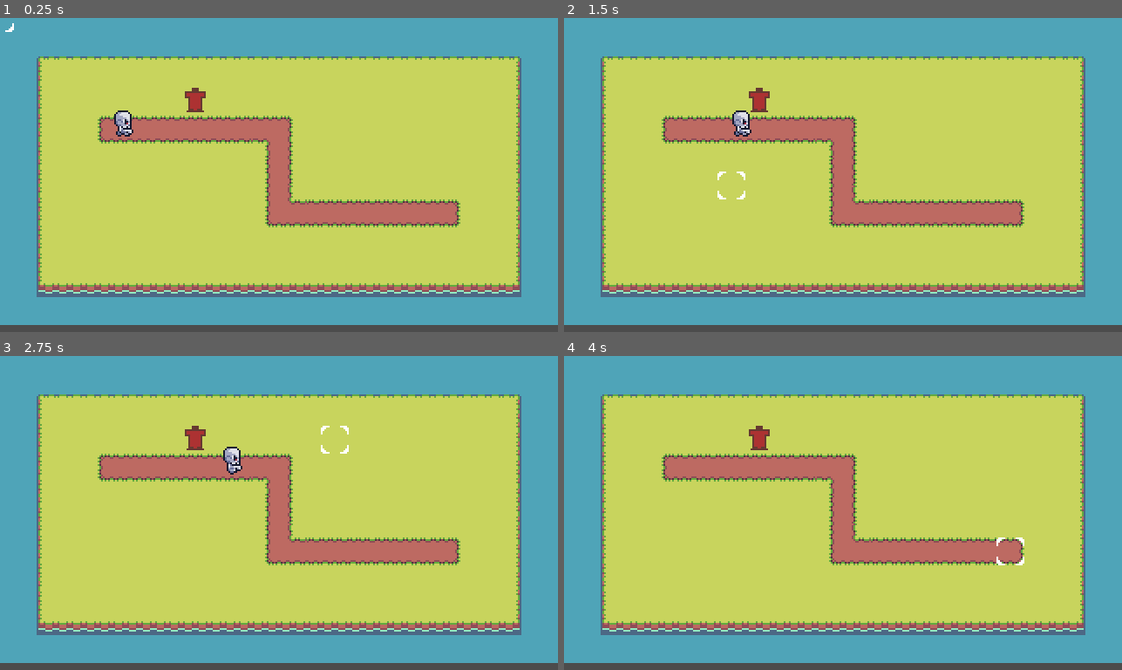
Above: before the commit, frames 1-4 (two rows, left to right).
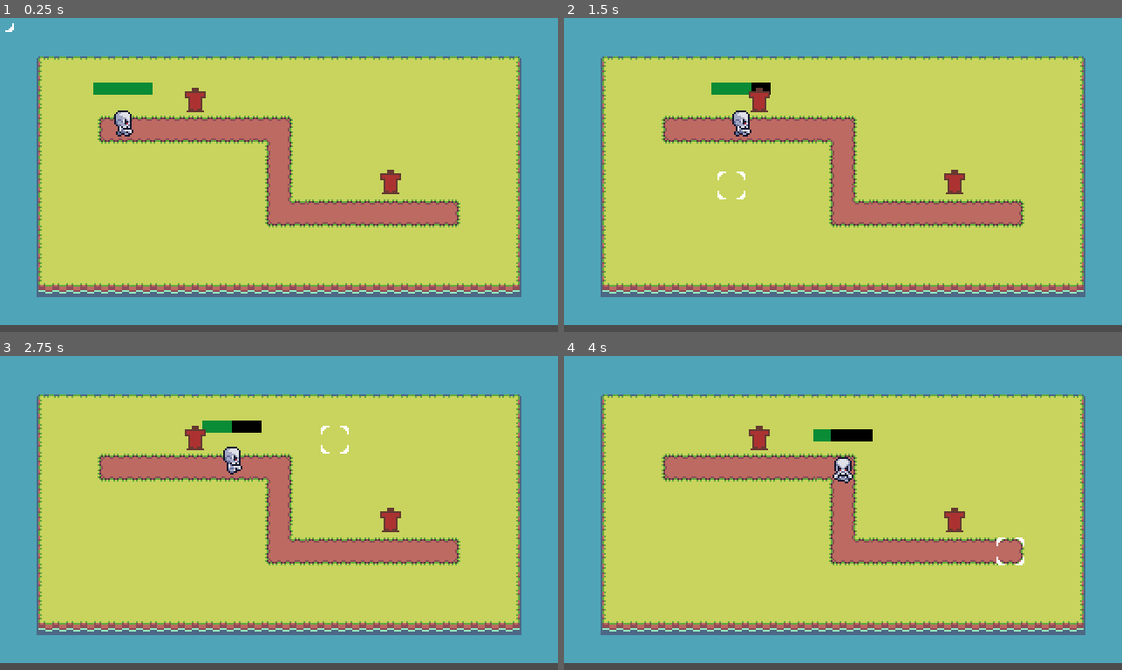
Above: after the commit, the same moments.

Repository: clbagrat/AmmoTD
Game: Godot game, scene res://main.tscn
The game is run twice, just before and just after one commit, with the same random seed, the same clock (stepped at 60 frames per second) and the same inputs.
Inputs (mouse positions are in pixels of both pictures, inside the frame that each line leads up to):
- Up to frame 1 (0.25 s): no input
- Up to frame 2 (1.5 s): move the mouse to (965, 159) at 0.52 s; move the mouse to (731, 190) at 1.27 s
- Up to frame 3 (2.75 s): move the mouse to (334, 443) at 2.02 s
- Up to frame 4 (4 s): move the mouse to (815, 575) at 2.77 s; move the mouse to (1010, 560) at 3.52 s

The runs differ from the first frame. In frame 1, 0.6% of the frame differs, in the area x 16-72%, y 20-57%; in frame 2, 0.6%; in frame 3, 0.6%; in frame 4, 0.9%, in the area x 44-72%, y 23-57%.

Commit message:
healhbars

Diff:
--- a/Logic/AliveCreature.gd
+++ b/Logic/AliveCreature.gd
@@ -2,12 +2,21 @@
 
 export var health = 100;
 
+signal died;
+
+onready var health_bar = $ProgressBar;
+onready var current_health = health;
+
+func _ready():
+	health_bar.value = 100;
 
 func apply_damage(amount):
-	print(amount)
-	health -= amount
-	if (health <= 0):
+	current_health -= amount
+	if (current_health <= 0):
 		die()
+	else:
+		health_bar.value = (float(current_health) / health) * 100
 
 func die():
+	emit_signal("died")
 	get_parent().queue_free()
--- a/Skeleton/Skeleton.tscn
+++ b/Skeleton/Skeleton.tscn
@@ -123,6 +123,12 @@
 
 [sub_resource type="AnimationNodeStateMachinePlayback" id=13]
 
+[sub_resource type="StyleBoxFlat" id=14]
+bg_color = Color( 0.0392157, 0.545098, 0.207843, 1 )
+
+[sub_resource type="StyleBoxFlat" id=15]
+bg_color = Color( 0, 0, 0, 1 )
+
 [node name="Skeleton" type="Sprite"]
 position = Vector2( 0, -4 )
 texture = ExtResource( 1 )
@@ -151,5 +157,19 @@
 parameters/playback = SubResource( 13 )
 parameters/Run/blend_position = Vector2( -0.00196004, 1.1 )
 
-[node name="AliveCreature" type="Node" parent="."]
+[node name="AliveCreature" type="Node2D" parent="."]
 script = ExtResource( 3 )
+
+[node name="ProgressBar" type="ProgressBar" parent="AliveCreature"]
+margin_left = -17.0
+margin_top = -23.0
+margin_right = 17.0
+margin_bottom = -16.0
+custom_styles/fg = SubResource( 14 )
+custom_styles/bg = SubResource( 15 )
+step = 1.0
+value = 60.0
+percent_visible = false
+__meta__ = {
+"_editor_description_": ""
+}
--- a/Tower/Tower.gd
+++ b/Tower/Tower.gd
@@ -1,21 +1,29 @@
 extends Node
 
+export var cooldown = 0.5;
+export var damage = 10;
 
-# Declare member variables here. Examples:
-# var a = 2
-# var b = "text"
-
-
-# Called when the node enters the scene tree for the first time.
-func _ready():
-	pass # Replace with function body.
-
+var target_alive_creature;
 
 func _on_Area2D_body_entered(body:Node):
-	body.get_parent().get_node("AliveCreature").apply_damage(3)
+	target_alive_creature = body.get_parent().get_node("AliveCreature");
+	target_alive_creature.connect("died", self, "_on_target_died");
 
 
 
+func _on_Area2D_body_exited(_body:Node):
+	if(is_instance_valid(target_alive_creature)):
+		target_alive_creature.disconnect("died", self, "_on_target_died");
+		target_alive_creature = null;
 
-func _on_Area2D_body_exited(body:Node):
-	body.get_parent().get_node("AliveCreature").apply_damage(300)
+func _on_target_died():
+	target_alive_creature = null;
+
+
+var time_passed = 0;
+var last_hit_time = 0;
+func _process(delta):
+	time_passed += delta;
+	if (target_alive_creature && (time_passed-last_hit_time) > cooldown):
+		last_hit_time = time_passed
+		target_alive_creature.apply_damage(damage)
--- a/main.tscn
+++ b/main.tscn
@@ -21,6 +21,9 @@
 
 [node name="Cursor" parent="Node2D" instance=ExtResource( 4 )]
 
+[node name="Tower2" parent="." instance=ExtResource( 5 )]
+position = Vector2( 224, 94 )
+
 [node name="Tower" parent="." instance=ExtResource( 5 )]
 position = Vector2( 112, 47 )
 
Not shown: 1 places in Skeleton/Skeleton.tscn that only renumber resources
Not shown, changed: README.md
